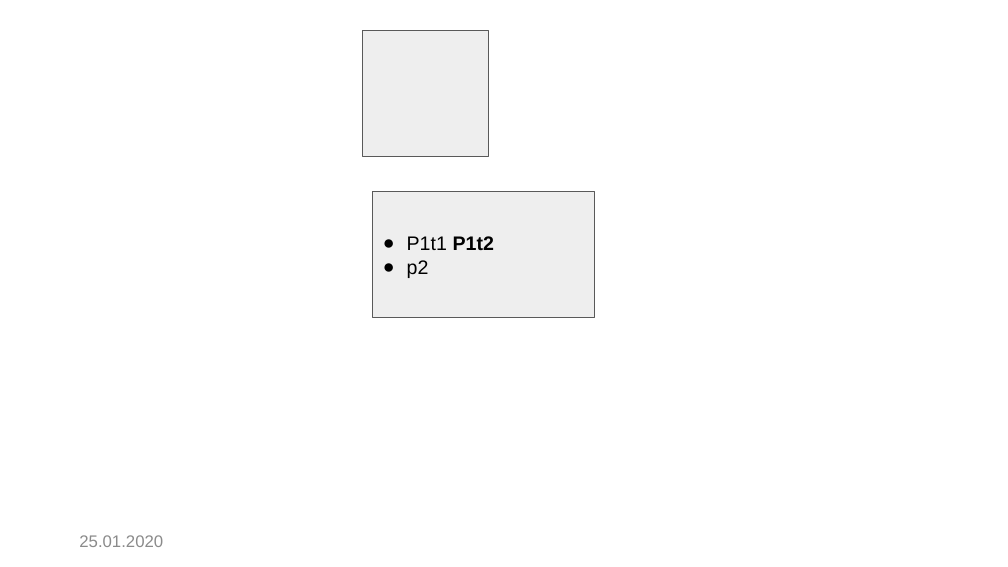
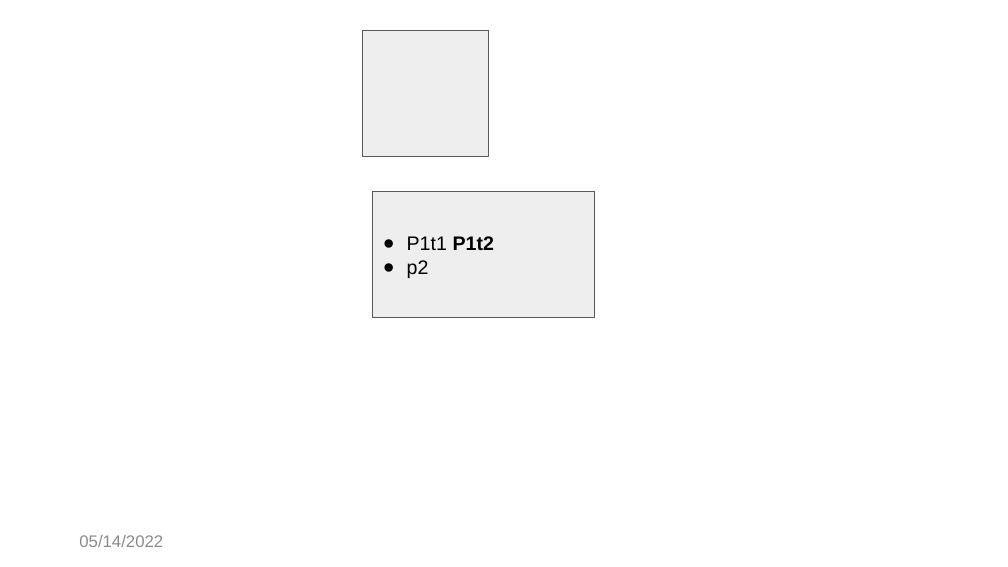
Before and after one commit to ShapeCrawler/ShapeCrawler, a slide deck: slide 1 of ShapeCrawler.Tests/Resource/008.pptx. Drawn at 1008x567 pixels with LibreOffice and Linux fonts; fonts in the diff are those of the drawing. Boxes give left, top, right and bottom in pixels: in the first picture for what was removed or moved away, otherwise in the second. Text is boxed around its words. In the diff, an @@ line names an element or a change of style, - is before the commit and + after.

```diff
--- a/ShapeCrawler.Tests/Resource/008.pptx
+++ b/ShapeCrawler.Tests/Resource/008.pptx
@@ text at (x1=79, y1=535, x2=163, y2=547): text changed @@
-25.01.2020
+05/14/2022
```
Also in this commit, not shown: 15 other files.
